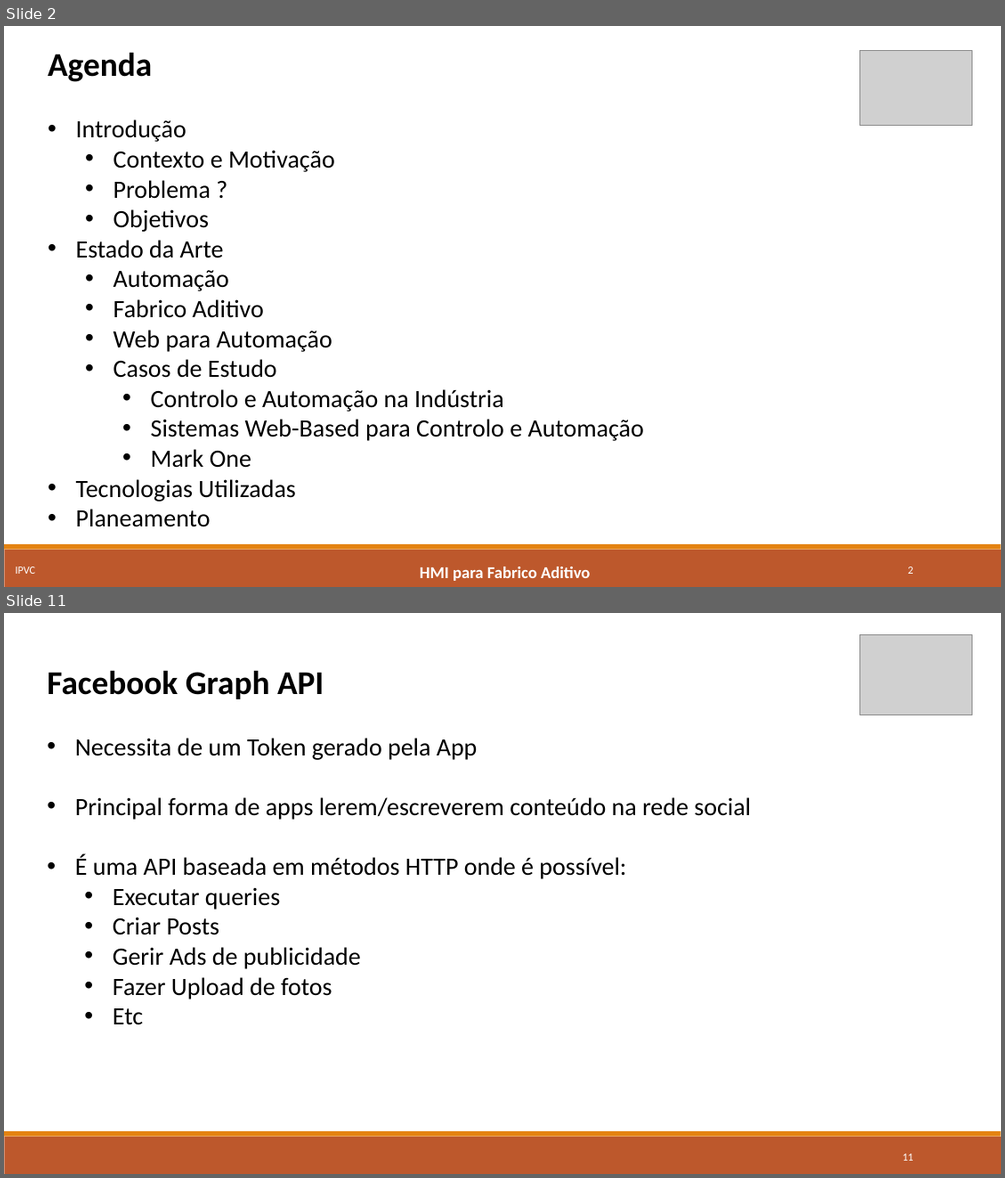
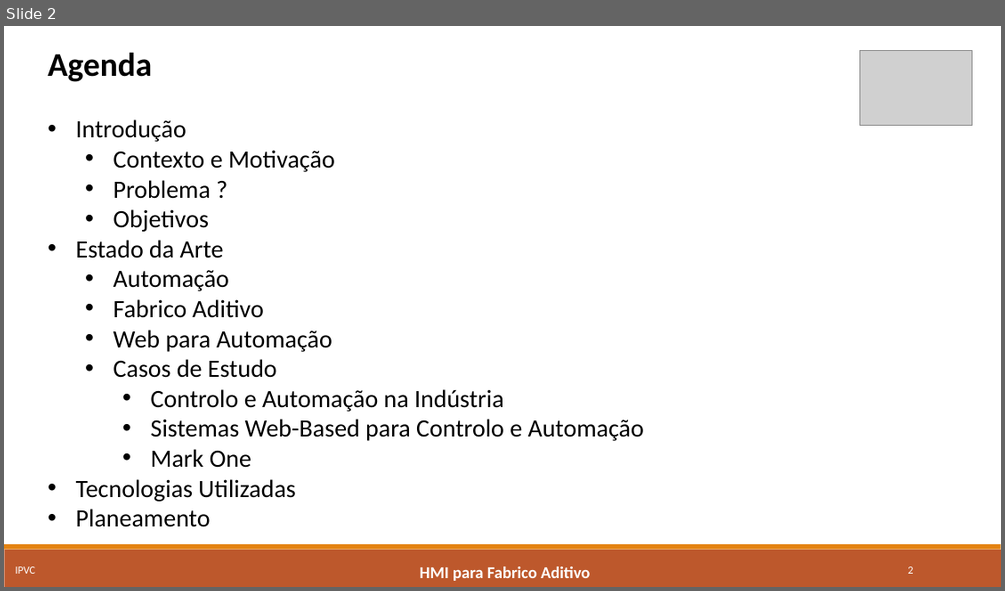
Before and after one commit to marcorlsrodrigues/projeto, a slide deck: Apresentacao Intermedia - Marco Rodrigues.pptx. Shown one above the other, each under a label of ours: slides 2 and 11 before the commit, slide 2 after it; the slides between them are not shown. The pictures are 1005x1178 and 1005x591 pixels, drawn with LibreOffice and Linux fonts; fonts in the diff are those of the drawing; grey boxes stand for pictures. Boxes give left, top, right and bottom in pixels: in the first picture for what was removed or moved away, otherwise in the second. Text is boxed around its words. In the diff, an @@ line names an element or a change of style, - is before the commit and + after.

```diff
--- a/Apresentacao Intermedia - Marco Rodrigues.pptx
+++ b/Apresentacao Intermedia - Marco Rodrigues.pptx
@@ slide 11 removed at bbox=[4, 613, 1001, 1174], background #FFFFFF; not listed: 2 template elements that a slide beside it also shows @@
@@ picture removed at bbox=[860, 634, 972, 715] @@
@@ text removed at bbox=[47, 670, 751, 1024] @@
-Facebook Graph API
-• Necessita de um Token gerado pela App
-• Principal forma de apps lerem/escreverem conteúdo na rede social
-• É uma API baseada em métodos HTTP onde é possível:
-  • Executar queries
-  • Criar Posts
-  • Gerir Ads de publicidade
-  • Fazer Upload de fotos
-  • Etc
@@ page number removed at bbox=[902, 1153, 913, 1160] @@
-11
```
Also in this commit, not shown: 4 slides changed, 7 slides added, 6 other slides removed, 4 other files.
